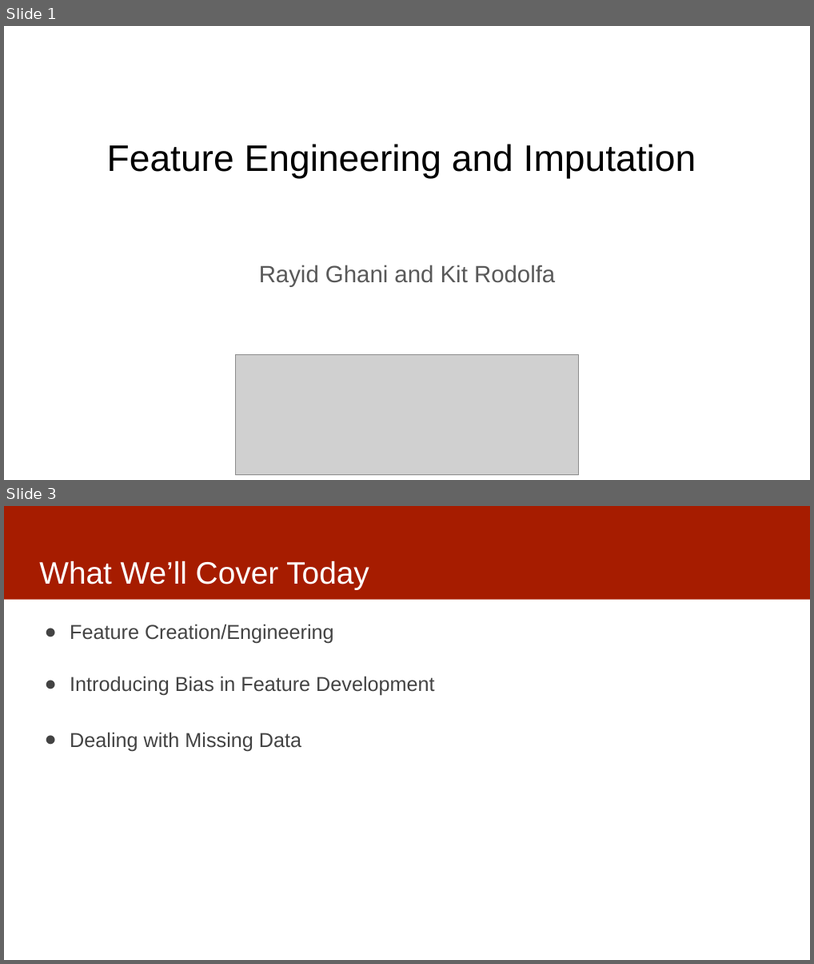
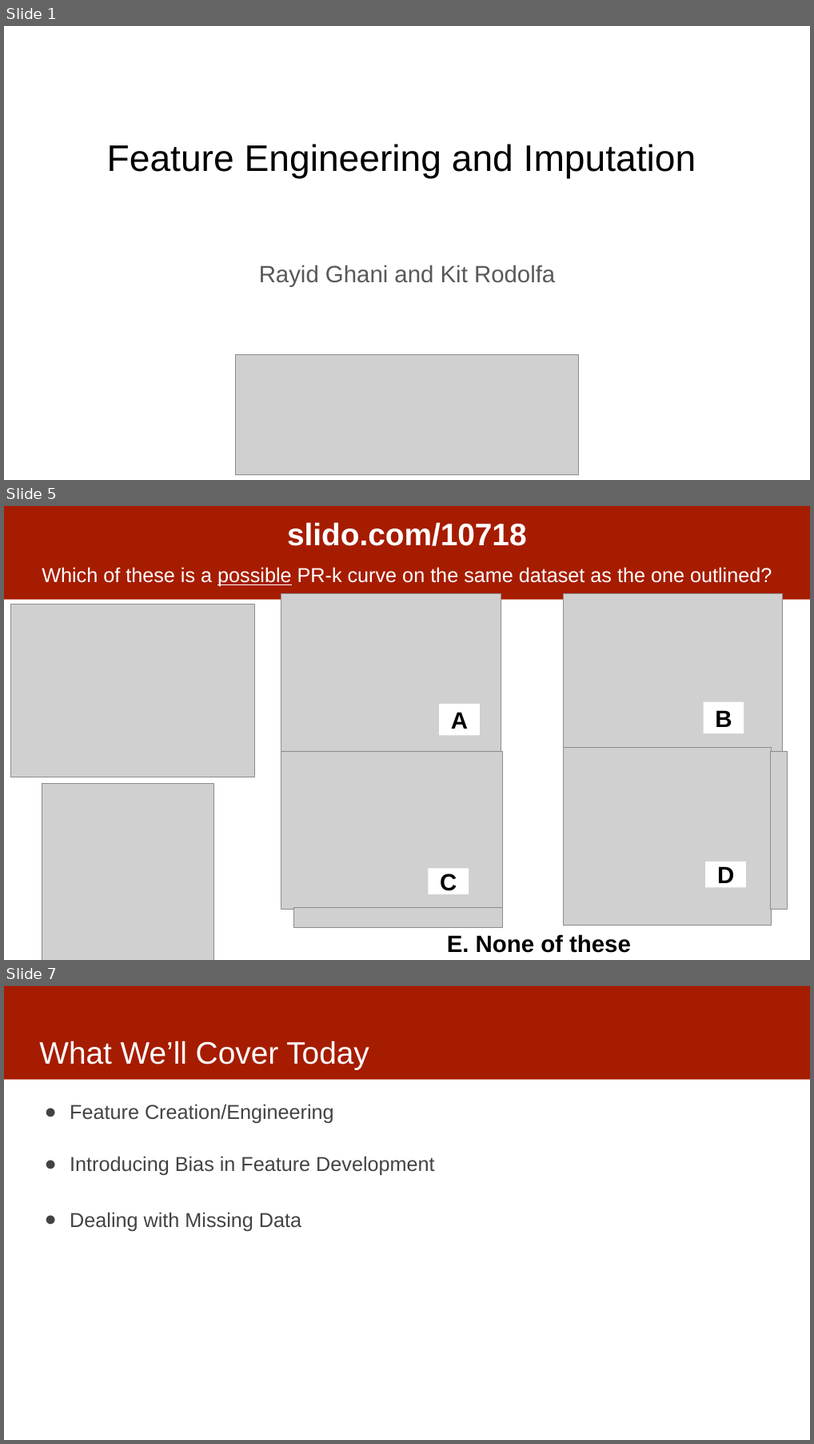
Before and after one commit to dssg/MLinPractice, a slide deck: Lectures/Lecture7-Features.pptx. Shown one above the other, each under a label of ours: slides 1 and 3 before the commit, slides 1, 5 and 7 after it; the slides between them are not shown. The pictures are 814x964 and 814x1444 pixels, drawn with LibreOffice and Linux fonts; fonts in the diff are those of the drawing; grey boxes stand for pictures. Boxes give left, top, right and bottom in pixels: in the first picture for what was removed or moved away, otherwise in the second. Text is boxed around its words. In the diff, an @@ line names an element or a change of style, - is before the commit and + after.

```diff
--- a/Lectures/Lecture7-Features.pptx
+++ b/Lectures/Lecture7-Features.pptx
@@ slide 5 added at [4, 506, 810, 960], background #FFFFFF; not listed: 1 template element that a slide beside it also shows @@
@@ title added at [42, 523, 772, 587], 24 pt, text #FFFFFF @@
+slido.com/10718
+Which of these is a possible PR-k curve on the same dataset as the one outlined?
@@ picture added at [282, 594, 502, 752] @@
@@ picture added at [563, 594, 783, 752] @@
@@ picture added at [10, 604, 254, 776] @@
@@ rectangle added at [439, 704, 480, 736], fill #FFFFFF, 28 pt, text #000000, bold @@
+A
@@ rectangle added at [704, 702, 745, 733], fill #FFFFFF, 28 pt, text #000000, bold @@
+B
@@ picture added at [282, 751, 503, 909] @@
@@ picture added at [563, 748, 772, 925] @@
@@ picture added at [771, 751, 788, 909] @@
@@ picture added at [42, 783, 214, 960] @@
@@ rectangle added at [706, 861, 746, 887], fill #FFFFFF, 28 pt, text #000000, bold @@
+D
@@ rectangle added at [429, 868, 470, 894], fill #FFFFFF, 28 pt, text #000000, bold @@
+C
@@ picture added at [294, 908, 503, 928] @@
@@ text added at [447, 934, 631, 952], 28 pt, text #000000, bold @@
+E. None of these
@@ what was slide 3 is now slide 7 @@
```
Also in this commit, not shown: 3 slides changed, 5 other slides added.
